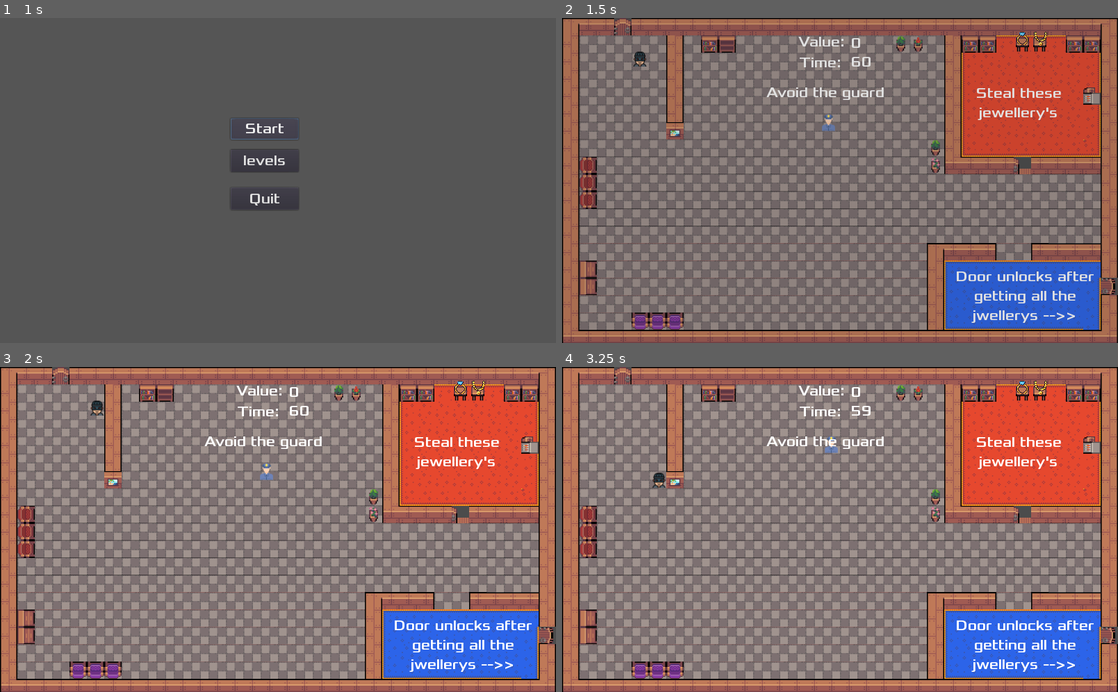
Above: before the commit, frames 1-4 (two rows, left to right).
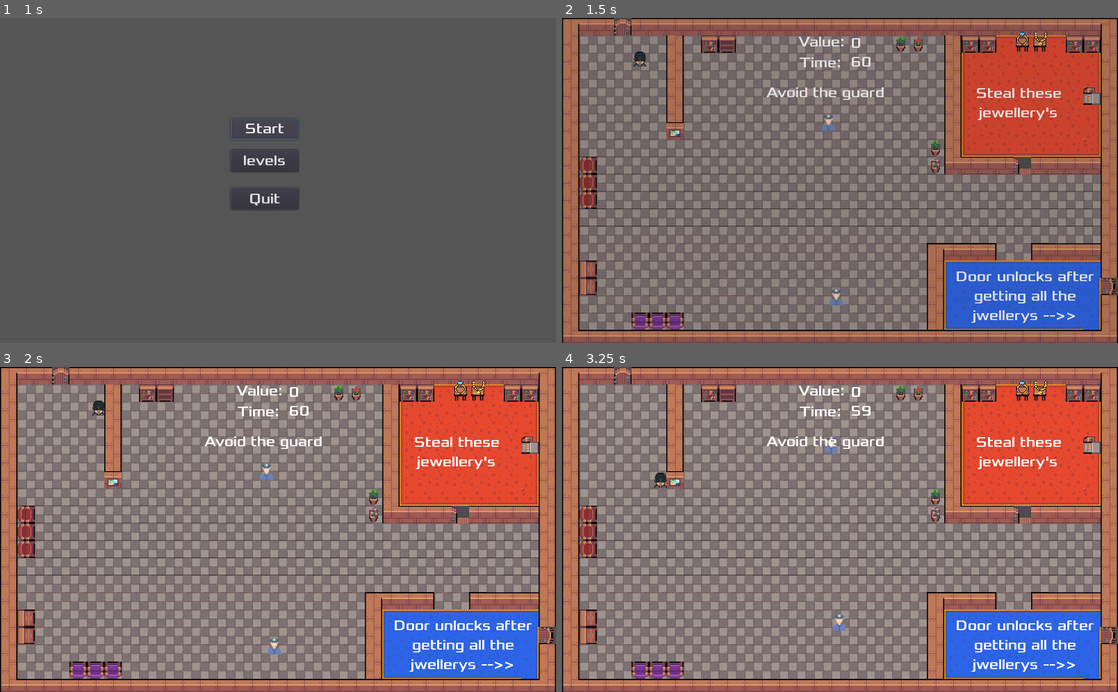
Above: after the commit, the same moments.

Repository: vishwah13/Elusive_Thief
Game: Godot game, scene res://Scenes/MainMenu.tscn
The game is run twice, just before and just after one commit, with the same random seed, the same clock (stepped at 60 frames per second) and the same inputs.
Inputs:
- Up to frame 1 (1 s): click "Start" at 0.5 s
- Up to frame 2 (1.5 s): tap Enter at 1.25 s; hold D (right) from 1.28 s (still down); tap E (interact) at 1.35 s
- Up to frame 3 (2 s): keep holding D (right)
- Up to frame 4 (3.25 s): tap Space at 2 s; release D (right) at 2.03 s; hold S (down) 2.03-2.78 s; tap R at 2.1 s; hold D (right) from 2.78 s (still down); tap E (interact) at 2.85 s

Frame 1 is identical in both runs. In frame 2, less than 0.1% of the frame differs, in the area x 48-51%, y 83-89%; in frame 3, 0.1%; in frame 4, 0.2%, in the area x 16-52%, y 32-82%.

Commit message:
Added new changes to player Colliders and twiking some movement variables

Diff:
--- a/src/Godot_Wild_jam_33/Scenes/LVL3.tscn
+++ b/src/Godot_Wild_jam_33/Scenes/LVL3.tscn
@@ -42,6 +42,9 @@
 
 [node name="EnemyAI2" parent="." instance=ExtResource( 14 )]
 position = Vector2( 680.384, 463.054 )
+
+[node name="EnemyAI3" parent="." instance=ExtResource( 14 )]
+position = Vector2( 152.827, 281.215 )
 
 [node name="Player" parent="." groups=[
 "Player",
--- a/src/Godot_Wild_jam_33/Scenes/LVL4.tscn
+++ b/src/Godot_Wild_jam_33/Scenes/LVL4.tscn
@@ -52,6 +52,9 @@
 [node name="EnemyAI2" parent="." instance=ExtResource( 5 )]
 position = Vector2( 562.373, 467.401 )
 
+[node name="EnemyAI3" parent="." instance=ExtResource( 5 )]
+position = Vector2( 157.658, 159.097 )
+
 [node name="HUD" parent="." instance=ExtResource( 7 )]
 pause_mode = 2
 
--- a/src/Godot_Wild_jam_33/Scenes/Lvl.tscn
+++ b/src/Godot_Wild_jam_33/Scenes/Lvl.tscn
@@ -55,6 +55,10 @@
 [node name="EnemyAI" parent="." instance=ExtResource( 9 )]
 pause_mode = 1
 position = Vector2( 490.803, 193.02 )
+
+[node name="EnemyAI2" parent="." instance=ExtResource( 9 )]
+pause_mode = 1
+position = Vector2( 505.074, 515.295 )
 
 [node name="HUD" parent="." instance=ExtResource( 8 )]
 pause_mode = 2
--- a/src/Godot_Wild_jam_33/Scenes/Player.tscn
+++ b/src/Godot_Wild_jam_33/Scenes/Player.tscn
@@ -5,12 +5,13 @@
 [ext_resource path="res://Scenes/FCTManager.tscn" type="PackedScene" id=3]
 [ext_resource path="res://SFX&Music/item.wav" type="AudioStream" id=4]
 
-[sub_resource type="RectangleShape2D" id=1]
-extents = Vector2( 12.9618, 14.5274 )
+[sub_resource type="CapsuleShape2D" id=1]
+radius = 10.3135
+height = 9.48713
 
 [node name="Player" type="KinematicBody2D"]
 script = ExtResource( 2 )
-Friction = 0.05
+Friction = 0.1
 Acceleration = 0.3
 
 [node name="Sprite" type="Sprite" parent="."]
@@ -18,7 +19,7 @@
 texture = ExtResource( 1 )
 
 [node name="CollisionShape2D" type="CollisionShape2D" parent="."]
-position = Vector2( 0.374573, 0.374573 )
+position = Vector2( 0.109703, 1.16917 )
 shape = SubResource( 1 )
 
 [node name="Label" type="Label" parent="."]
